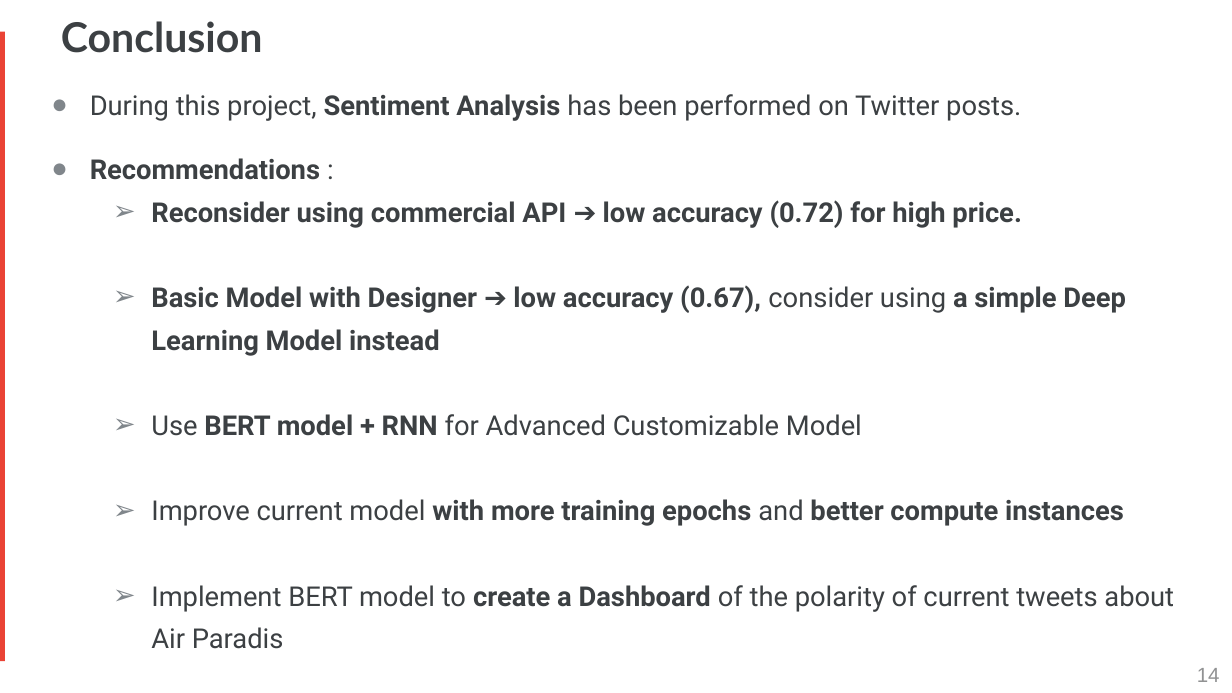
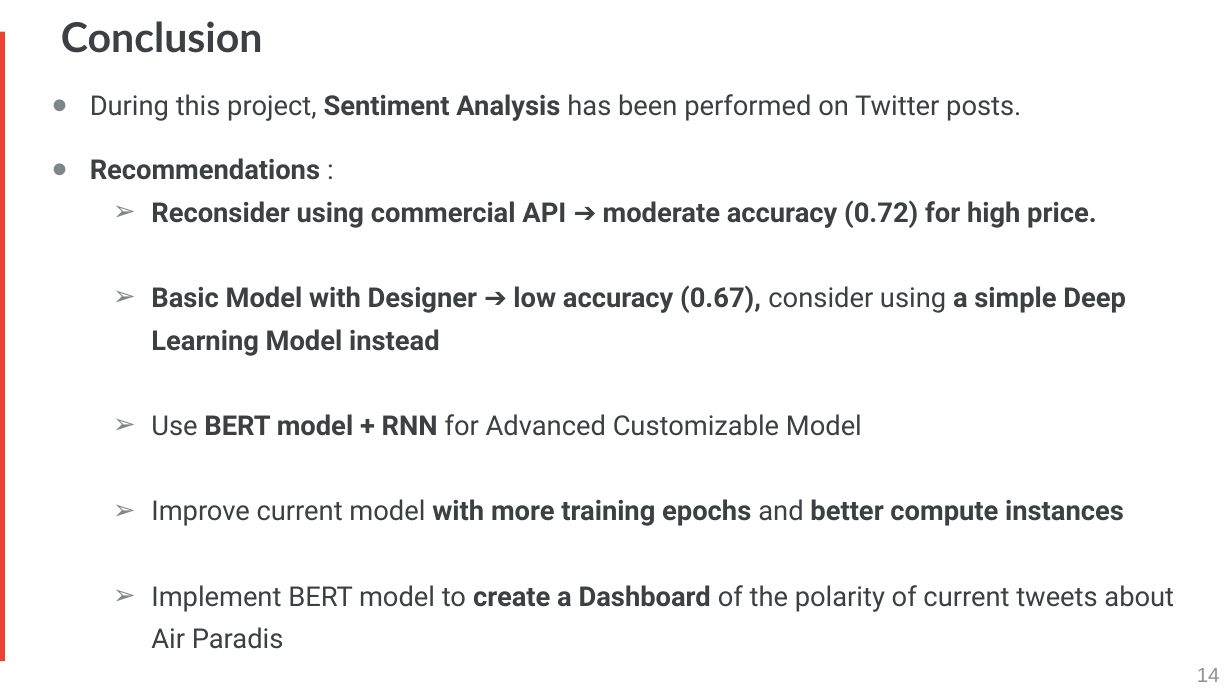
Before and after one commit to Faskill/Twitter-Sentiment-Analysis, a slide deck: slide 14 of P7_04_Presentation.pptx. Drawn at 1232x693 pixels with LibreOffice and Linux fonts; fonts in the diff are those of the drawing. Boxes give left, top, right and bottom in pixels: in the first picture for what was removed or moved away, otherwise in the second. Text is boxed around its words. In the diff, an @@ line names an element or a change of style, - is before the commit and + after.

```diff
--- a/P7_04_Presentation.pptx
+++ b/P7_04_Presentation.pptx
@@ text at (x1=151, y1=200, x2=1097, y2=228): text changed @@
-  ➢ Reconsider using commercial API ➔ low accuracy (0.72) for high price.
+  ➢ Reconsider using commercial API ➔ moderate accuracy (0.72) for high price.
```
Also in this commit, not shown: 1 other slide changed, 1 other file.
